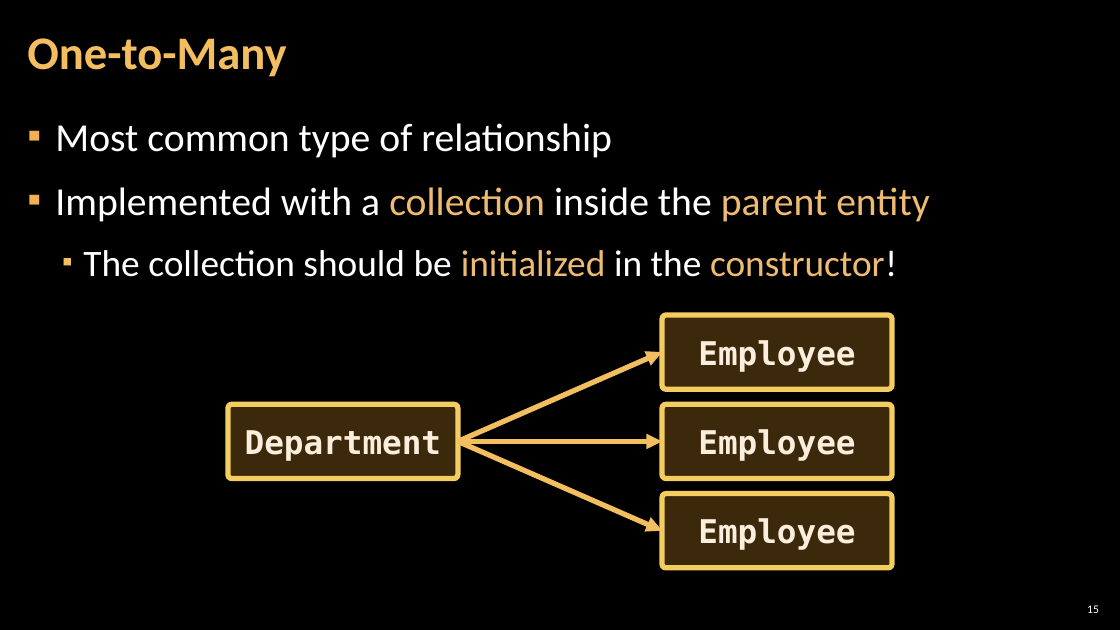
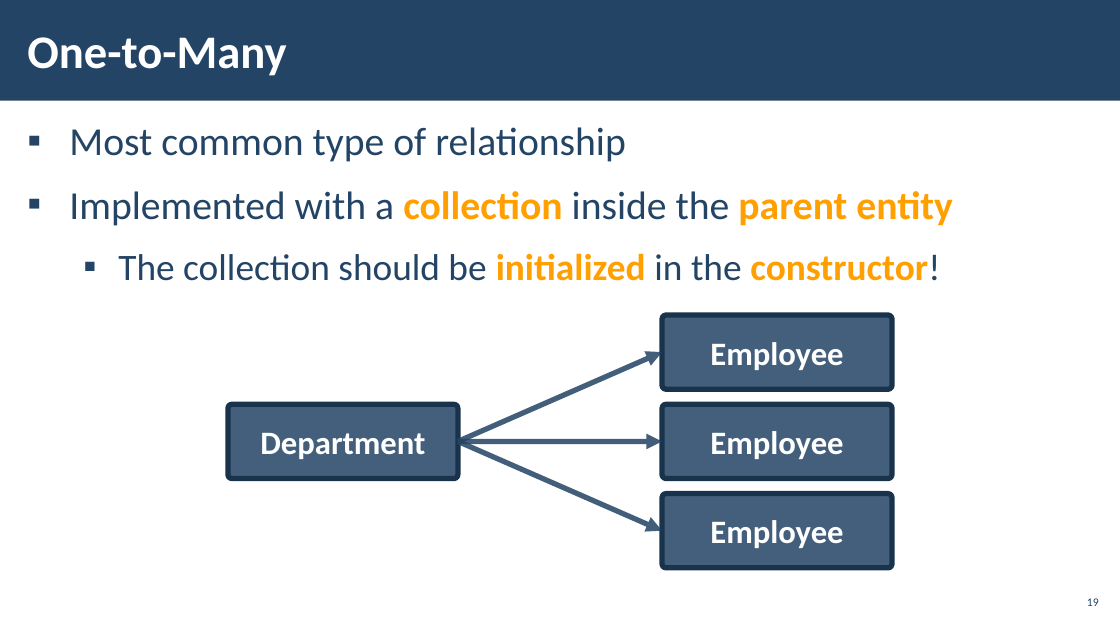
Before and after one commit to pirocorp/Databases-Advanced---Entity-Framework, a slide deck: slide 19 of 05. Entity Relations/05. DB-Advanced-EF-Core-Entity-Relations.pptx (slide 15 before the commit). Drawn at 1120x630 pixels with LibreOffice and Linux fonts; fonts in the diff are those of the drawing; background and template pictures are left out. Boxes give left, top, right and bottom in pixels: in the first picture for what was removed or moved away, otherwise in the second. Text is boxed around its words. In the diff, an @@ line names an element or a change of style, - is before the commit and + after.

```diff
--- a/05. Entity Relations/05. DB-Advanced-EF-Core-Entity-Relations.pptx
+++ b/05. Entity Relations/05. DB-Advanced-EF-Core-Entity-Relations.pptx
@@ rectangle added at (x1=0, y1=0, x2=1120, y2=101), fill #234465 @@
@@ title "One-to-Many" at (x1=27, y1=37, x2=286, y2=76): text colour #F3BE60 to #FFFFFF; line spacing 0.9 to 1 @@
@@ text "Most common type of relationship" at (x1=69, y1=127, x2=953, y2=281): text colour #FFFFFF to #234465 in "Most common type of relationship", "Implemented with a inside the", "The collection should be in the constructor!"; text colour #EFBB72 to #FFA000, bold on in "collection parent entity", "initialized constructor!"; indent changed @@
@@ font DejaVu Sans Mono to Calibri, text colour #FBEEDC to #FFFFFF; fill #F0A22E at 25% opacity to #234465 at 85% opacity; outline #F3CD60 4.5 pt to #1A334C 4.5 pt in 4 elements at (x1=228, y1=404, x2=458, y2=478), (x1=662, y1=404, x2=892, y2=478), (x1=662, y1=494, x2=892, y2=568), (x1=662, y1=315, x2=892, y2=389) @@
@@ arrow (458, 441) - (662, 352): stroke #F3BE60 4.5 pt to #234465 4.5 pt @@
@@ arrow (458, 441) - (662, 441): stroke #F3BE60 4.5 pt to #234465 4.5 pt @@
@@ arrow (458, 441) - (662, 531): stroke #F3BE60 4.5 pt to #234465 4.5 pt @@
@@ page number added at (x1=1087, y1=598, x2=1099, y2=606), 10 pt, text #234465 @@
+19
@@ page number removed at (x1=1087, y1=605, x2=1099, y2=613) @@
-15
```
Also in this commit, not shown: 27 other slides changed, 27 slides added, 3 slides removed.
